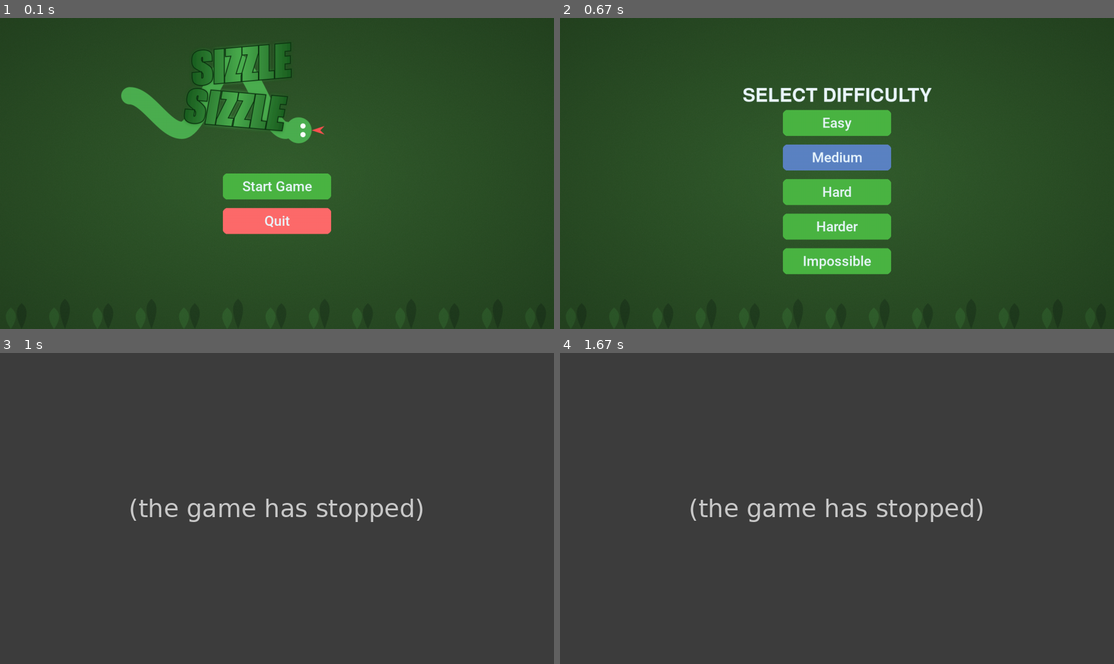
Above: before the commit, frames 1-4 (two rows, left to right).
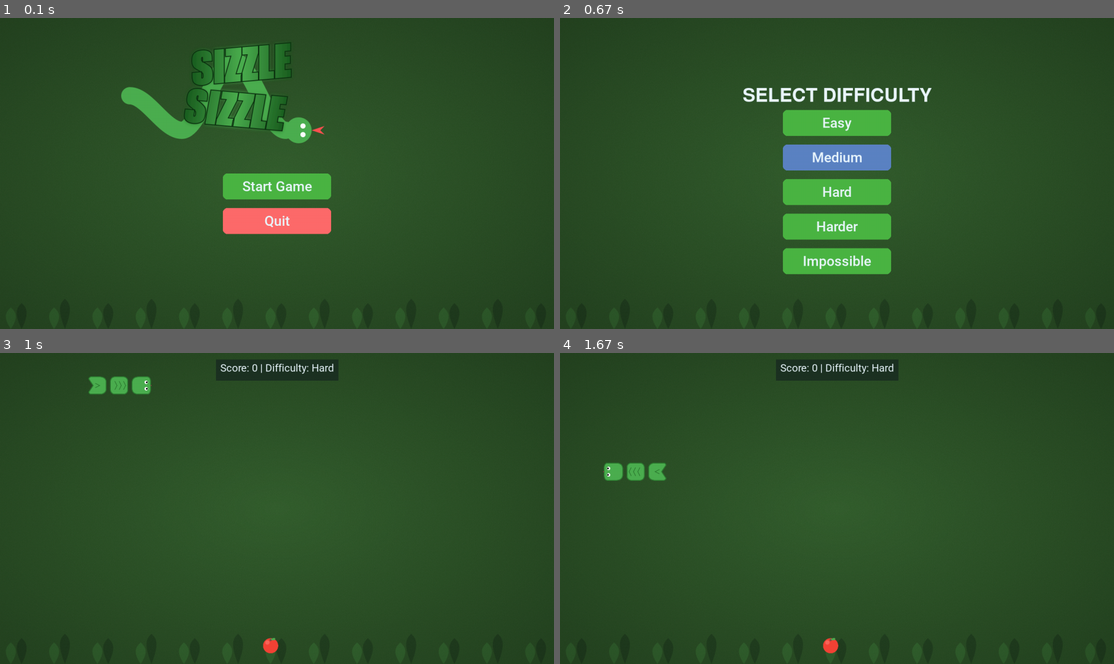
Above: after the commit, the same moments.

Repository: VietDSK6/snake-pygame
Game: pygame game, started from main.py
The game is run twice, just before and just after one commit, with the same random seed, the same clock (stepped at 60 frames per second) and the same inputs.
Inputs (mouse positions are in pixels of both pictures, inside the frame that each line leads up to):
- Up to frame 1 (0.1 s): no input
- Up to frame 2 (0.67 s): click (837, 173) at 0.38 s
- Up to frame 3 (1 s): click (277, 530) at 0.72 s
- Up to frame 4 (1.67 s): tap S at 1 s; tap A at 1.33 s

Frames 1-2 are identical in both runs. In frame 3, 59% of the frame differs, in the area x 0-100%, y 0-100%; in frame 4, 60%.
Error before the commit: NameError: name 'game_loop' is not defined (main.py line 37); the game stopped at 0.72 s (later frames are placeholders)

Commit message:
add gameloop function

Diff:
--- a/game.py
+++ b/game.py
@@ -45,3 +45,111 @@
         'change_to': 'RIGHT',  # Hướng sẽ thay đổi sang
         'score': 0  # Điểm số ban đầu
     }
+
+def game_loop(game_window, difficulty_name):
+
+    # Khởi tạo cài đặt game dựa trên độ khó đã chọn
+    difficulty = DIFFICULTIES[difficulty_name]
+    game_state = init_game()
+    fps_controller = pygame.time.Clock()
+
+    while True:
+        # Vòng lặp xử lý sự kiện
+        for event in pygame.event.get():
+            # Xử lý sự kiện đóng cửa sổ
+            if event.type == pygame.QUIT:
+                pygame.quit()
+                sys.exit()
+            # Xử lý sự kiện đầu vào bàn phím
+            elif event.type == pygame.KEYDOWN:
+                # Đặt hướng di chuyển dựa trên phím được nhấn (WASD hoặc phím mũi tên)
+                if event.key == pygame.K_UP or event.key == ord('w'):
+                    game_state['change_to'] = 'UP'
+                if event.key == pygame.K_DOWN or event.key == ord('s'):
+                    game_state['change_to'] = 'DOWN'
+                if event.key == pygame.K_LEFT or event.key == ord('a'):
+                    game_state['change_to'] = 'LEFT'
+                if event.key == pygame.K_RIGHT or event.key == ord('d'):
+                    game_state['change_to'] = 'RIGHT'
+                if event.key == pygame.K_ESCAPE:
+                    return "Quit"
+
+        # Cập nhật hướng rắn dựa trên đầu vào
+        # Ngăn rắn quay đầu 180 độ
+        if game_state['change_to'] == 'UP' and game_state['direction'] != 'DOWN':
+            game_state['direction'] = 'UP'
+        if game_state['change_to'] == 'DOWN' and game_state['direction'] != 'UP':
+            game_state['direction'] = 'DOWN'
+        if game_state['change_to'] == 'LEFT' and game_state['direction'] != 'RIGHT':
+            game_state['direction'] = 'LEFT'
+        if game_state['change_to'] == 'RIGHT' and game_state['direction'] != 'LEFT':
+            game_state['direction'] = 'RIGHT'
+
+        # Tính toán vị trí đầu mới dựa trên hướng hiện tại
+        new_head_pos = list(game_state['snake_pos'])
+        if game_state['direction'] == 'UP':
+            new_head_pos[1] -= SPRITE_SIZE
+        if game_state['direction'] == 'DOWN':
+            new_head_pos[1] += SPRITE_SIZE
+        if game_state['direction'] == 'LEFT':
+            new_head_pos[0] -= SPRITE_SIZE
+        if game_state['direction'] == 'RIGHT':
+            new_head_pos[0] += SPRITE_SIZE
+
+        # Cập nhật vị trí và các phần của rắn
+        game_state['snake_pos'] = new_head_pos
+        game_state['snake_segments'].insert(0, list(new_head_pos))
+        game_state['segment_directions'].insert(0, game_state['direction'])
+
+        # Tạo hình chữ nhật va chạm cho đầu rắn và thức ăn
+        head_rect = pygame.Rect(game_state['snake_pos'][0], game_state['snake_pos'][1], SPRITE_SIZE, SPRITE_SIZE)
+        food_rect = pygame.Rect(game_state['food_pos'][0], game_state['food_pos'][1], SPRITE_SIZE, SPRITE_SIZE)
+
+        # Xử lý va chạm thức ăn và tăng trưởng của rắn
+        if head_rect.colliderect(food_rect):
+            eating_sound.play()  # Phát âm thanh ăn
+            game_state['score'] += 1  # Tăng điểm
+            # Tạo vị trí thức ăn mới
+            game_state['food_pos'] = generate_food_position(game_state['snake_segments'])
+        else:
+            # Xóa phần đuôi nếu không ăn thức ăn
+            game_state['snake_segments'].pop()
+            game_state['segment_directions'].pop()
+
+        # Bắt đầu vẽ các phần tử game
+        # Xóa màn hình và vẽ nền
+        game_window.fill(COLORS['background'])
+        game_window.blit(background_img, (0, 0))
+
+        # Vẽ các phần của rắn với hướng xoay thích hợp
+        for i, pos in enumerate(game_state['snake_segments']):
+            if i == 0:  # Vẽ đầu
+                rotated_head = pygame.transform.rotate(snake_head,
+                                                       get_rotation_angle(game_state['segment_directions'][i]))
+                game_window.blit(rotated_head, tuple(pos))
+            elif i == len(game_state['snake_segments']) - 1:  # Vẽ đuôi
+                rotated_tail = pygame.transform.rotate(snake_tail,
+                                                       get_rotation_angle(game_state['segment_directions'][i]))
+                game_window.blit(rotated_tail, tuple(pos))
+            else:  # Vẽ thân
+                rotated_body = pygame.transform.rotate(snake_body,
+                                                       get_rotation_angle(game_state['segment_directions'][i]))
+                game_window.blit(rotated_body, tuple(pos))
+
+        # Vẽ sprite thức ăn
+        game_window.blit(food_img, tuple(game_state['food_pos']))
+
+        # Kiểm tra va chạm tường (điều kiện game over)
+        if (game_state['snake_pos'][0] < 0 or game_state['snake_pos'][0] > FRAME_SIZE_X - SPRITE_SIZE or
+                game_state['snake_pos'][1] < 0 or game_state['snake_pos'][1] > FRAME_SIZE_Y - SPRITE_SIZE):
+            return death_menu(game_window, game_state['score'], difficulty_name)
+
+        # Kiểm tra tự va chạm (điều kiện game over)
+        for block in game_state['snake_segments'][1:]:
+            if block[0] == game_state['snake_pos'][0] and block[1] == game_state['snake_pos'][1]:
+                return death_menu(game_window, game_state['score'], difficulty_name)
+
+        # Cập nhật hiển thị điểm và làm mới màn hình
+        show_score(game_window, game_state['score'], difficulty_name, 1, COLORS['text'], 24)
+        pygame.display.update()
+        fps_controller.tick(difficulty)  # Điều khiển tốc độ game dựa trên độ khó
